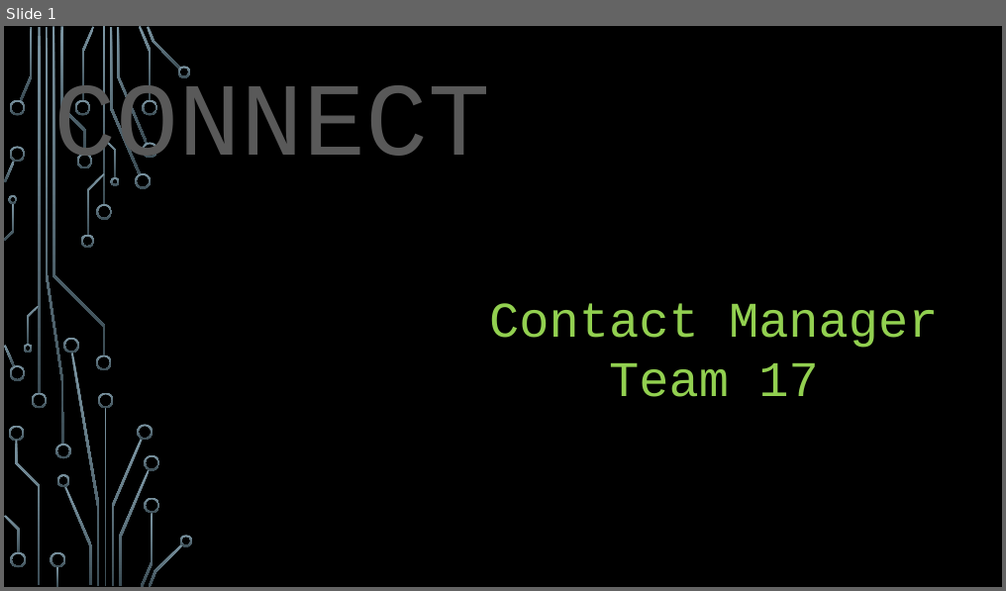
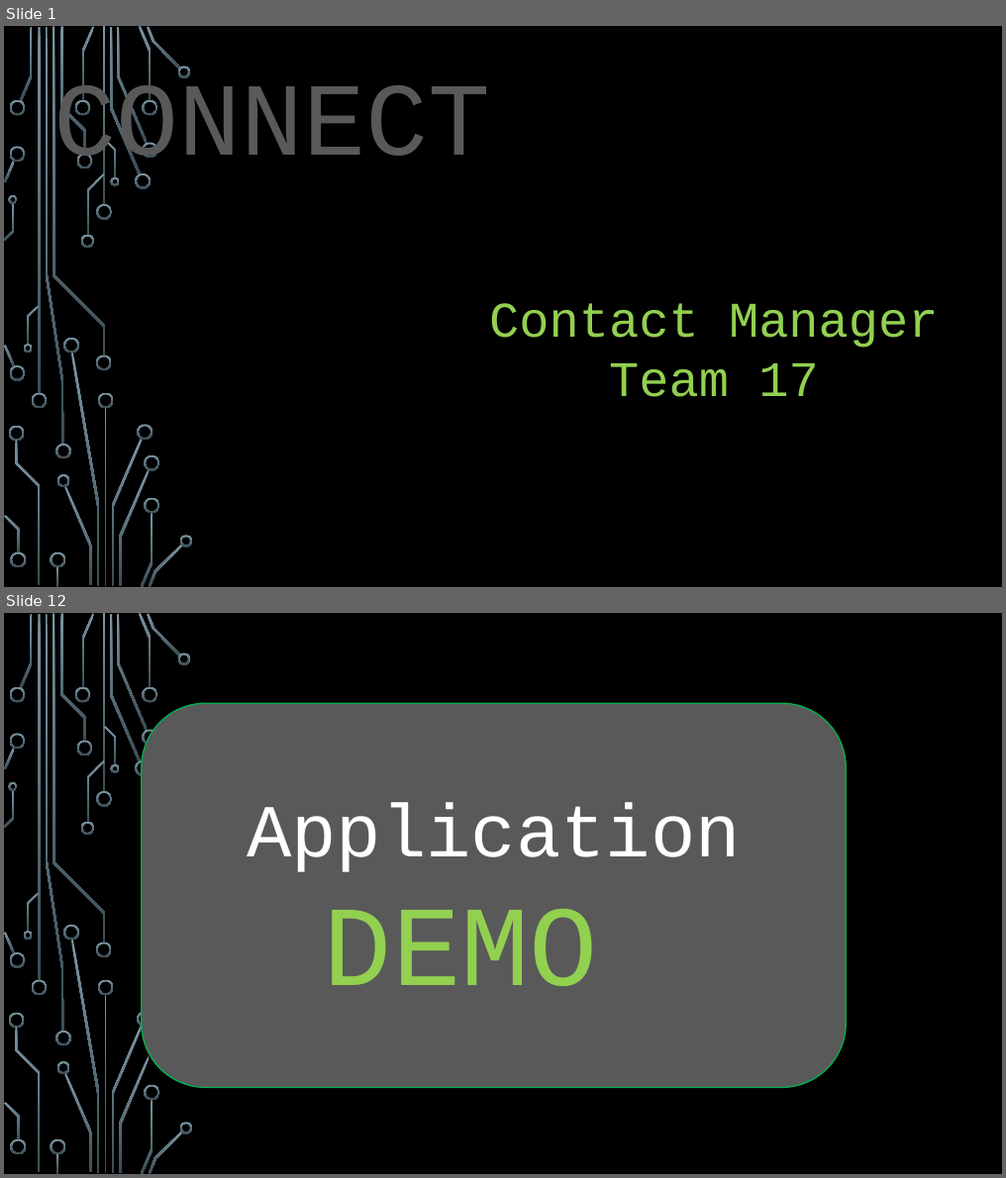
Before and after one commit to dugoatboy/COP4331-Group17-SmallProject, a slide deck: CONNECT.pptm. Shown one above the other, each under a label of ours: slide 1 before the commit, slides 1 and 12 after it; the slides between them are not shown. The pictures are 1006x591 and 1006x1178 pixels, drawn with LibreOffice and Linux fonts; fonts in the diff are those of the drawing; background and template pictures are left out. Boxes give left, top, right and bottom in pixels: in the first picture for what was removed or moved away, otherwise in the second. Text is boxed around its words. In the diff, an @@ line names an element or a change of style, - is before the commit and + after.

```diff
--- a/CONNECT.pptm
+++ b/CONNECT.pptm
@@ slide 12 added at <box>4,613,1002,1174</box>, background picture (left out); not listed: 53 template elements that a slide beside it also shows @@
@@ rounded rectangle added at <box>142,703,846,1088</box>, fill #595959, outline #00B050 1.25 pt, 72 pt, text #FFFFFF @@
+Application
+DEMO
@@ title added at <box>577,912,827,973</box>, 100 pt, text #92D050 @@
+DEMO
```
Also in this commit, not shown: 6 slides changed, 5 other slides added, 4 slides removed.
